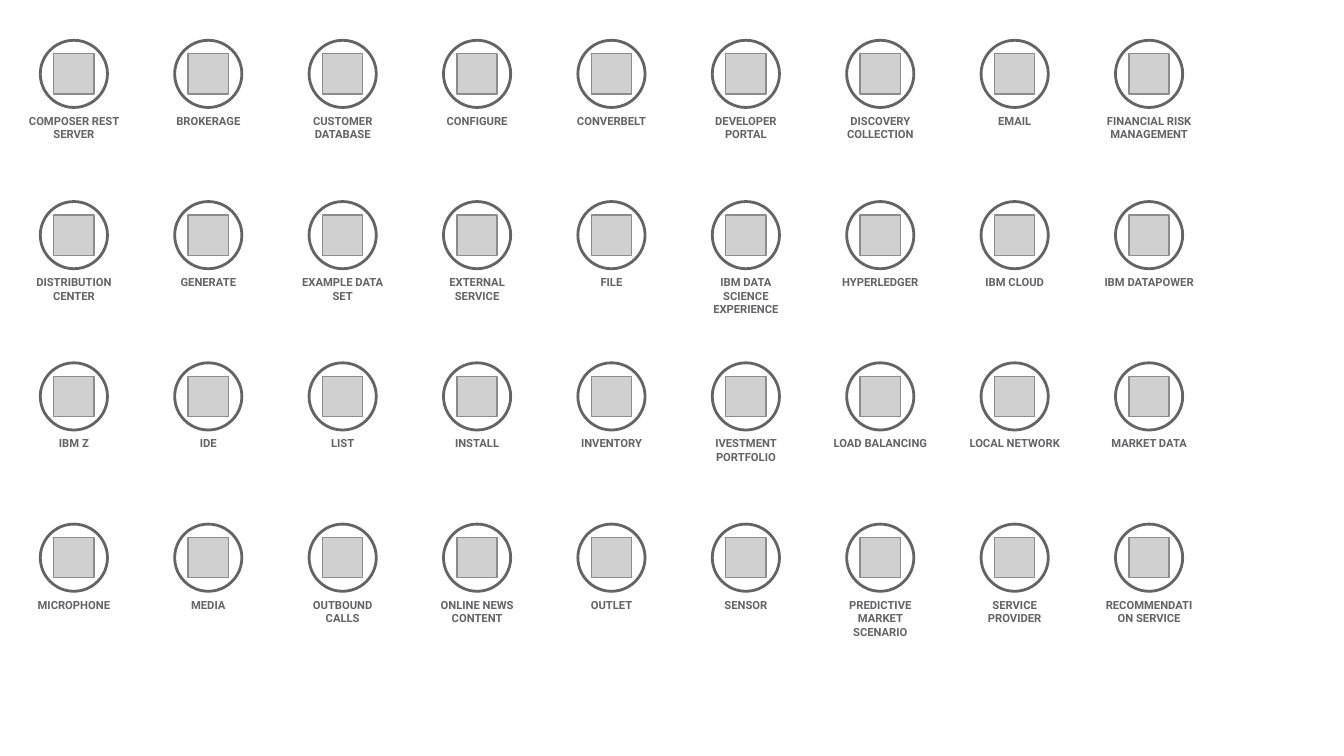
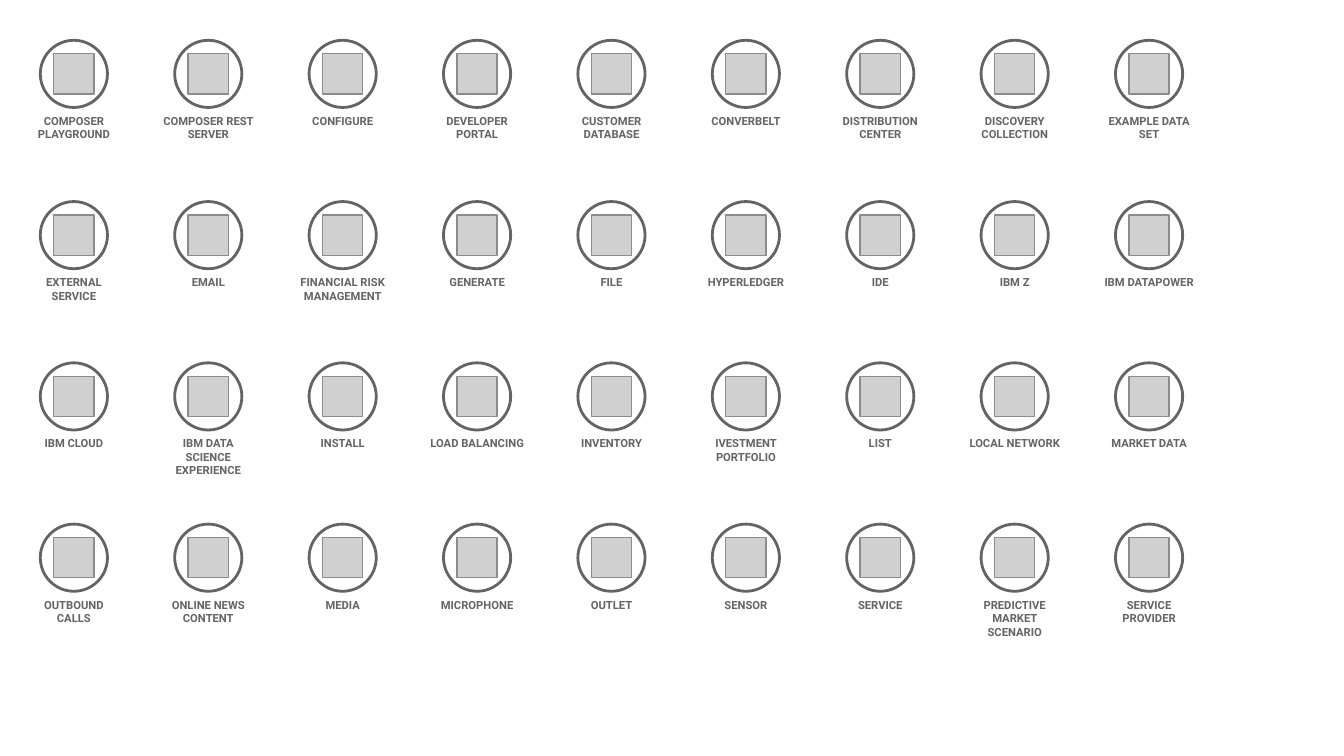
Before and after one commit to l2fprod/myarchitecture, a slide deck: slide 9 of mycatalog-architecture-diagram-template.pptx. Drawn at 1344x756 pixels with LibreOffice and Linux fonts; fonts in the diff are those of the drawing; grey boxes stand for pictures. Boxes give left, top, right and bottom in pixels: in the first picture for what was removed or moved away, otherwise in the second. Text is boxed around its words. In the diff, an @@ line names an element or a change of style, - is before the commit and + after.

```diff
--- a/mycatalog-architecture-diagram-template.pptx
+++ b/mycatalog-architecture-diagram-template.pptx
@@ text at (38, 117, 110, 138): text changed @@
-COMPOSER REST SERVER
+COMPOSER PLAYGROUND
@@ text at (163, 117, 253, 138): text changed @@
-BROKERAGE
+COMPOSER REST SERVER
@@ text "DEVELOPER PORTAL": place and size @@
-text "DEVELOPER PORTAL" at (715, 117, 776, 138)
+text "DEVELOPER PORTAL" at (446, 117, 507, 138)
@@ text "CUSTOMER DATABASE": place and size @@
-text "CUSTOMER DATABASE" at (313, 117, 372, 138)
+text "CUSTOMER DATABASE" at (582, 117, 641, 138)
@@ text added at (843, 117, 918, 138), 6 pt, text #646365, bold @@
+DISTRIBUTION CENTER
@@ text removed at (998, 117, 1031, 125) @@
-EMAIL
@@ text at (1109, 117, 1190, 138): text changed @@
-FINANCIAL RISK MANAGEMENT
+EXAMPLE DATA SET
@@ text at (46, 278, 101, 300): text changed @@
-DISTRIBUTION CENTER
+EXTERNAL SERVICE
@@ text at (192, 278, 225, 286): text changed @@
-GENERATE
+EMAIL
@@ text at (300, 278, 384, 300): text changed @@
-EXAMPLE DATA SET
+FINANCIAL RISK MANAGEMENT
@@ text at (449, 278, 504, 286): text changed @@
-EXTERNAL SERVICE
+GENERATE
@@ text removed at (713, 278, 778, 313) @@
-IBM DATA SCIENCE EXPERIENCE
@@ text added at (872, 278, 889, 286), 6 pt, text #646365, bold @@
+IDE
@@ text at (1000, 278, 1030, 286): text changed @@
-IBM CLOUD
+IBM Z
@@ text at (45, 439, 103, 447): text changed @@
-IBM Z
+IBM CLOUD
@@ text at (176, 439, 241, 474): text changed @@
-IDE
+IBM DATA SCIENCE EXPERIENCE
@@ 3 texts: place and size @@
-3 texts at (447, 117, 918, 447)
+3 texts at (312, 117, 784, 447)
@@ text removed at (331, 439, 354, 447) @@
-LIST
@@ text added at (430, 439, 524, 447), 6 pt, text #646365, bold @@
+LOAD BALANCING
@@ text at (869, 439, 892, 447): text changed @@
-LOAD BALANCING
+LIST
@@ 4 texts: place and size @@
-4 texts at (191, 117, 914, 636)
+4 texts at (326, 117, 1048, 636)
@@ text at (44, 601, 104, 622): text changed @@
-MICROPHONE
+OUTBOUND CALLS
@@ text added at (172, 601, 245, 622), 6 pt, text #646365, bold @@
+ONLINE NEWS CONTENT
@@ text removed at (313, 601, 373, 622) @@
-OUTBOUND CALLS
@@ text at (441, 601, 513, 609): text changed @@
-ONLINE NEWS CONTENT
+MICROPHONE
@@ text at (858, 601, 902, 609): text changed @@
-SERVICE PROVIDER
+SERVICE
@@ text at (1122, 601, 1175, 622): text changed @@
-RECOMMENDATION SERVICE
+SERVICE PROVIDER
```
Also in this commit, not shown: 8 other slides changed.
